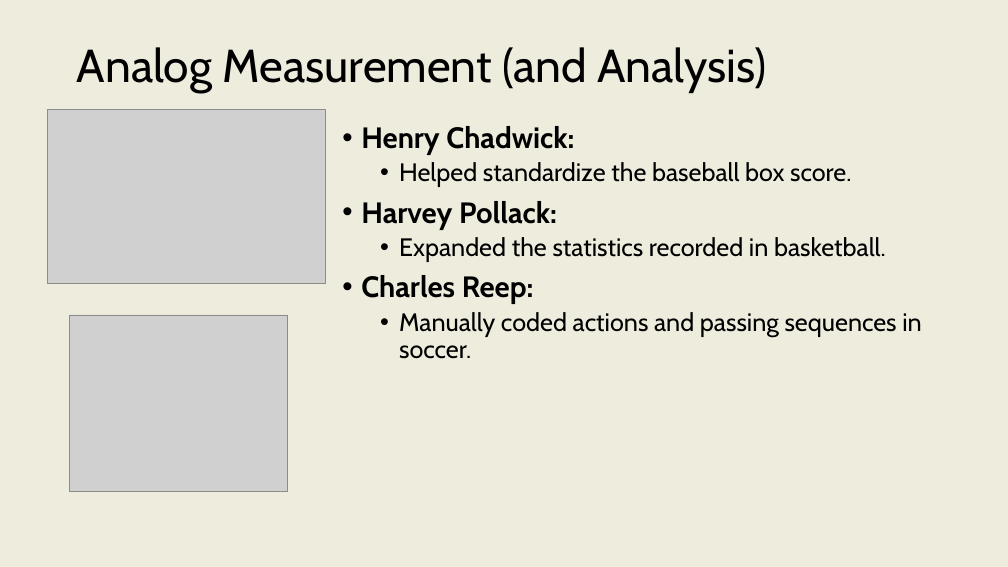
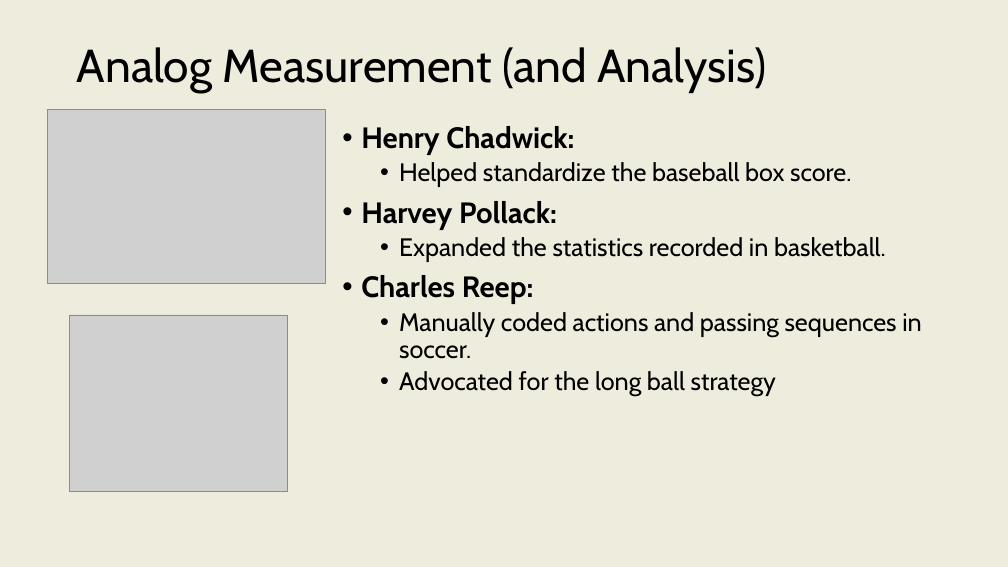
Before and after one commit to onishisaryu/HES-3000-Sports-Data-Analytics, a slide deck: slide 7 of pptx/Lecture1.pptx. Drawn at 1008x567 pixels with LibreOffice and Linux fonts; fonts in the diff are those of the drawing; grey boxes stand for pictures. Boxes give left, top, right and bottom in pixels: in the first picture for what was removed or moved away, otherwise in the second. Text is boxed around its words. In the diff, an @@ line names an element or a change of style, - is before the commit and + after.

```diff
--- a/pptx/Lecture1.pptx
+++ b/pptx/Lecture1.pptx
@@ text at bbox=[399, 371, 776, 397]: paragraph added @@
+  • Advocated for the long ball strategy
```
Also in this commit, not shown: 1 other slide changed, 2 other files.
